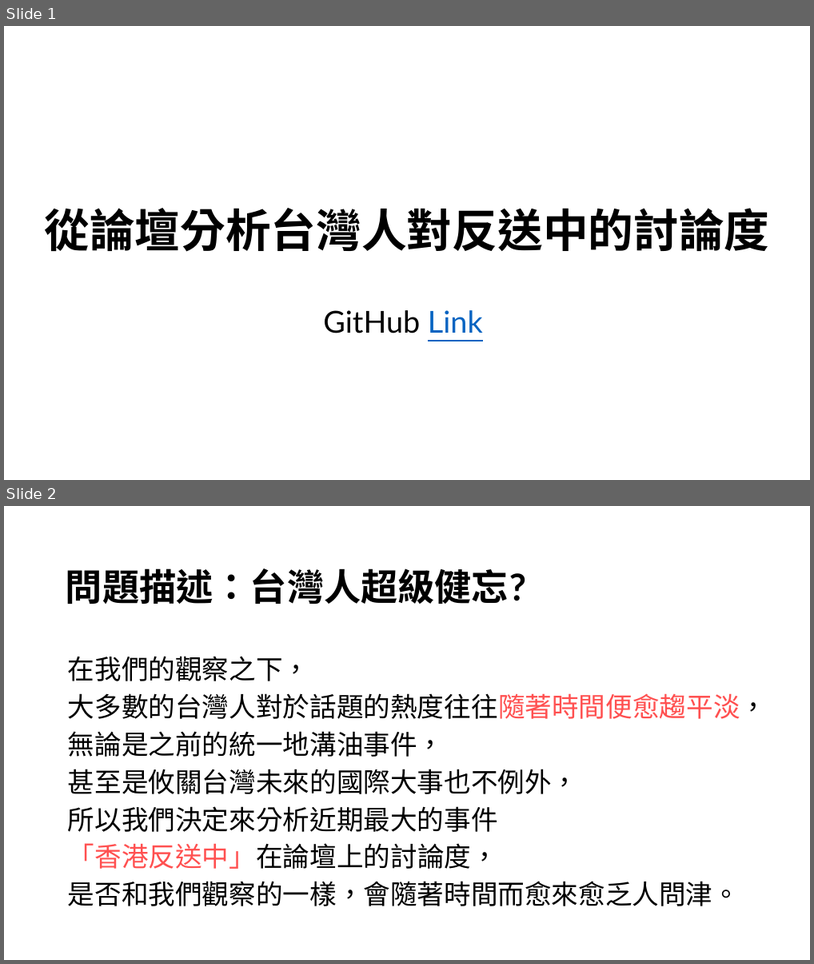
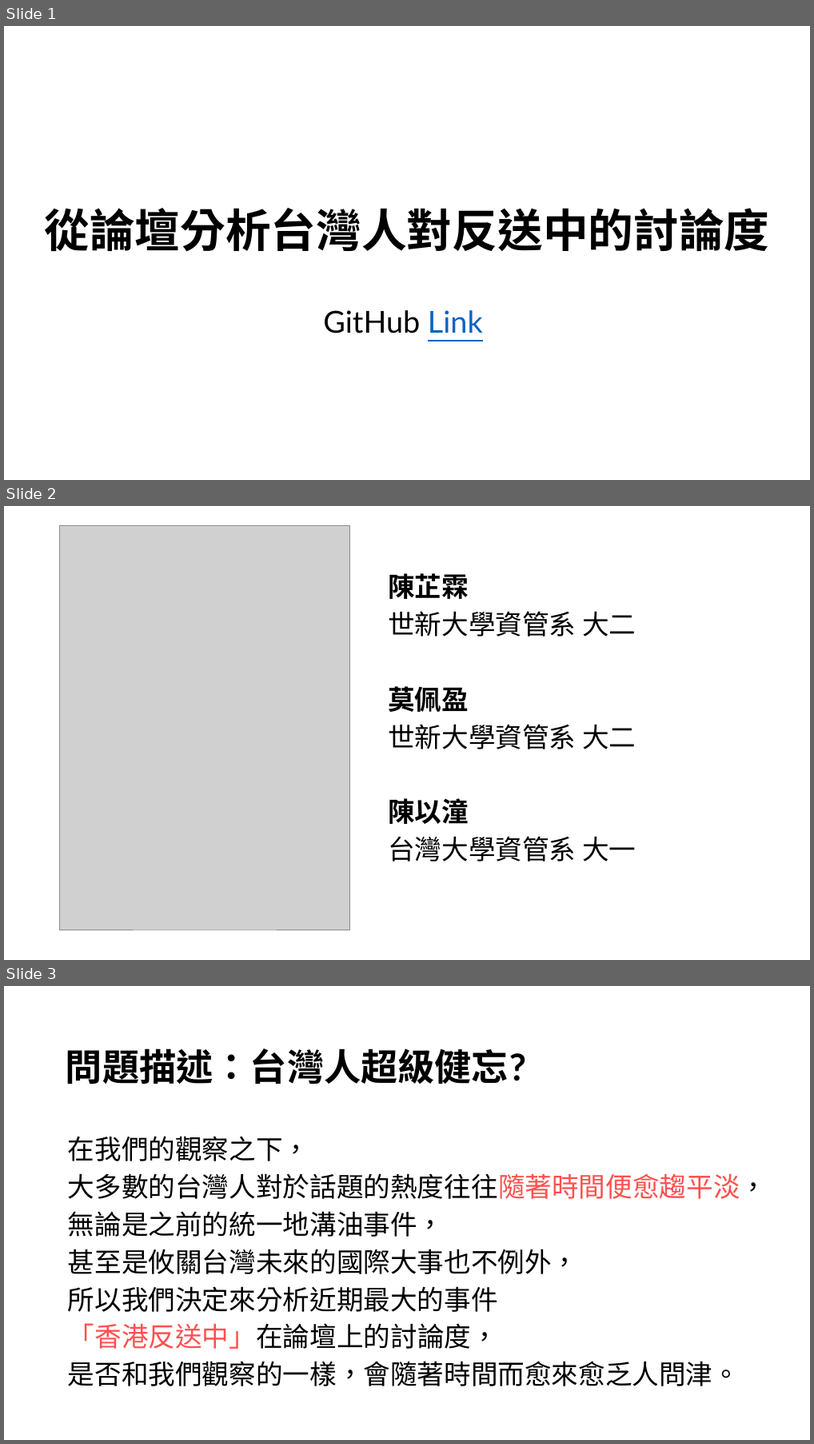
Before and after one commit to desk2000/Extradition-Bill, a slide deck: 從論壇分析台灣人對反送中的討論度.ppsx. Shown one above the other, each under a label of ours: slides 1 and 2 before the commit, slides 1, 2 and 3 after it. The pictures are 814x964 and 814x1444 pixels, drawn with LibreOffice and Linux fonts; fonts in the diff are those of the drawing; grey boxes stand for pictures. Boxes give left, top, right and bottom in pixels: in the first picture for what was removed or moved away, otherwise in the second. Text is boxed around its words. In the diff, an @@ line names an element or a change of style, - is before the commit and + after.

```diff
--- a/從論壇分析台灣人對反送中的討論度.ppsx
+++ b/從論壇分析台灣人對反送中的討論度.ppsx
@@ slide 2 added at (4, 506, 810, 960), background #FFFFFF @@
@@ picture added at (60, 525, 350, 929) @@
@@ text added at (388, 573, 636, 861), 32 pt, text #000000 @@
+陳芷霖
+世新大學資管系 大二
+莫佩盈
+世新大學資管系 大二
+陳以潼
+台灣大學資管系 大一
@@ what was slide 2 is now slide 3 @@
```
